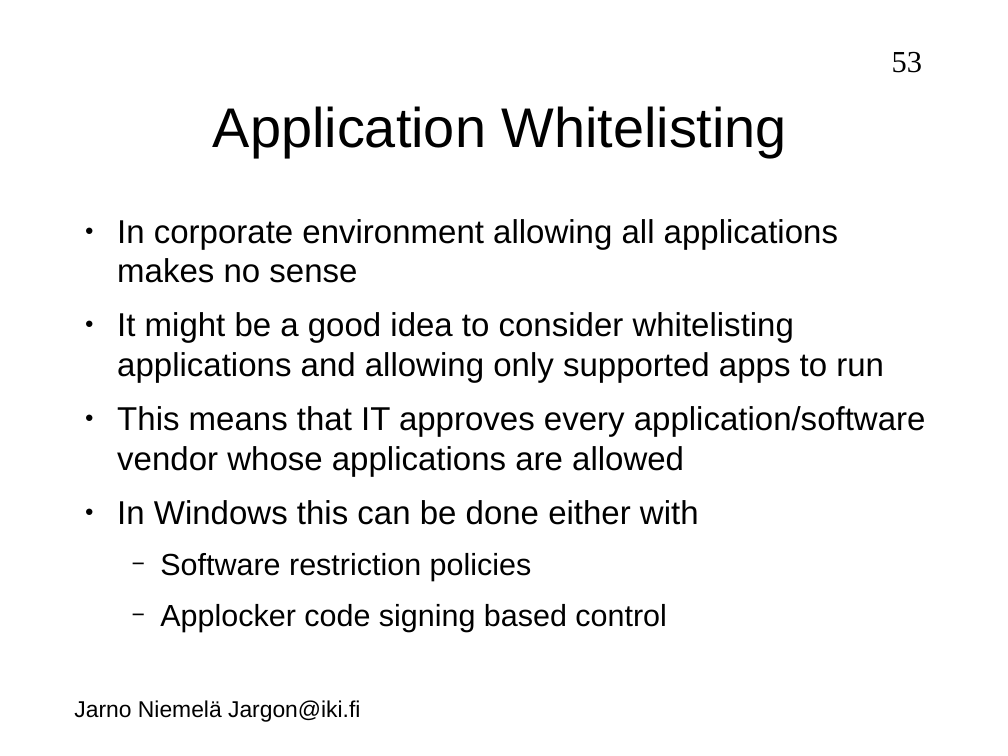
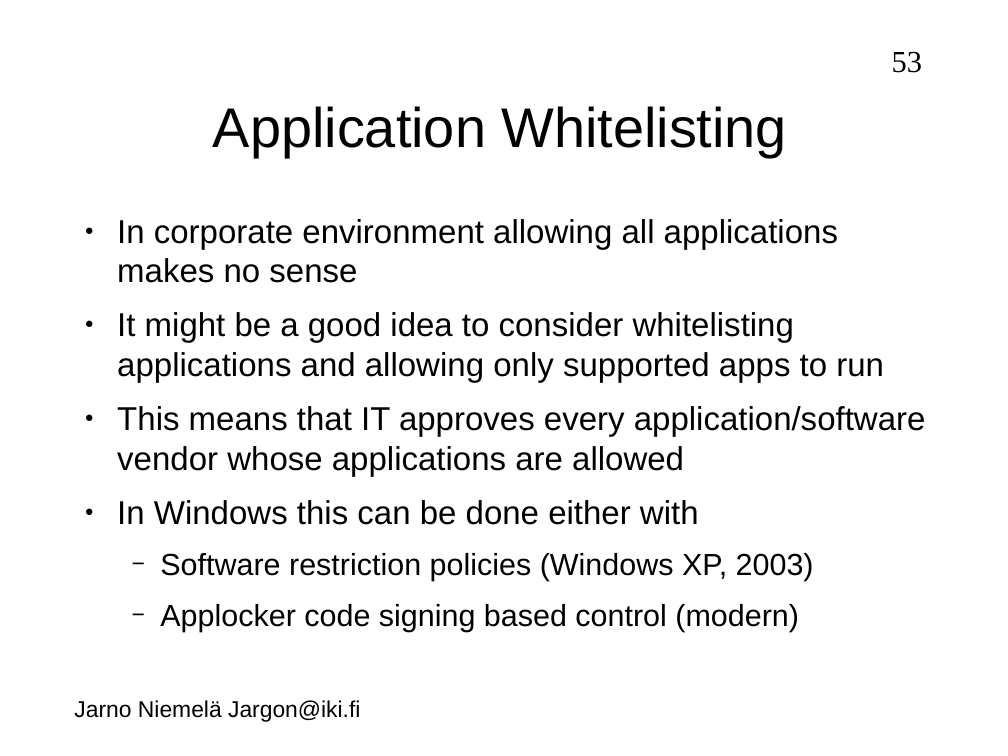
Before and after one commit to jarno-niemela/corporate_cyber_defence, a slide deck: slide 53 of Host security/Host security.odp. Drawn at 1008x756 pixels with LibreOffice and Linux fonts; fonts in the diff are those of the drawing; background and template pictures are left out. Boxes give left, top, right and bottom in pixels: in the first picture for what was removed or moved away, otherwise in the second. Text is boxed around its words. In the diff, an @@ line names an element or a change of style, - is before the commit and + after.

```diff
--- a/Host security/Host security.odp
+++ b/Host security/Host security.odp
@@ text at (160,553,814,632): text changed @@
-  − Software restriction policies
-  − Applocker code signing based control
+  − Software restriction policies (Windows XP, 2003)
+  − Applocker code signing based control (modern)
```
Also in this commit, not shown: 3 other slides changed, 4 slides added, 3 slides removed.
